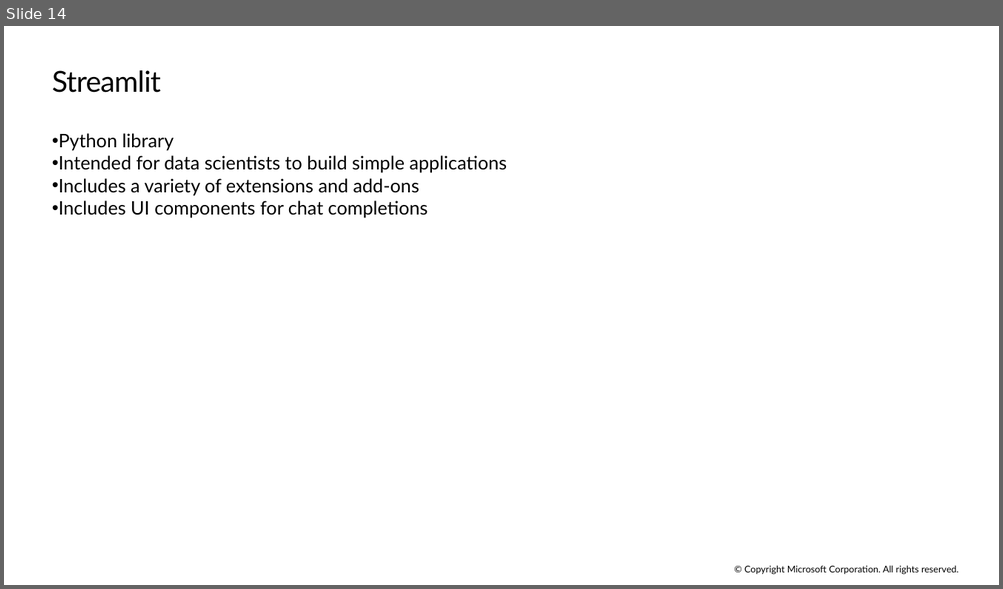
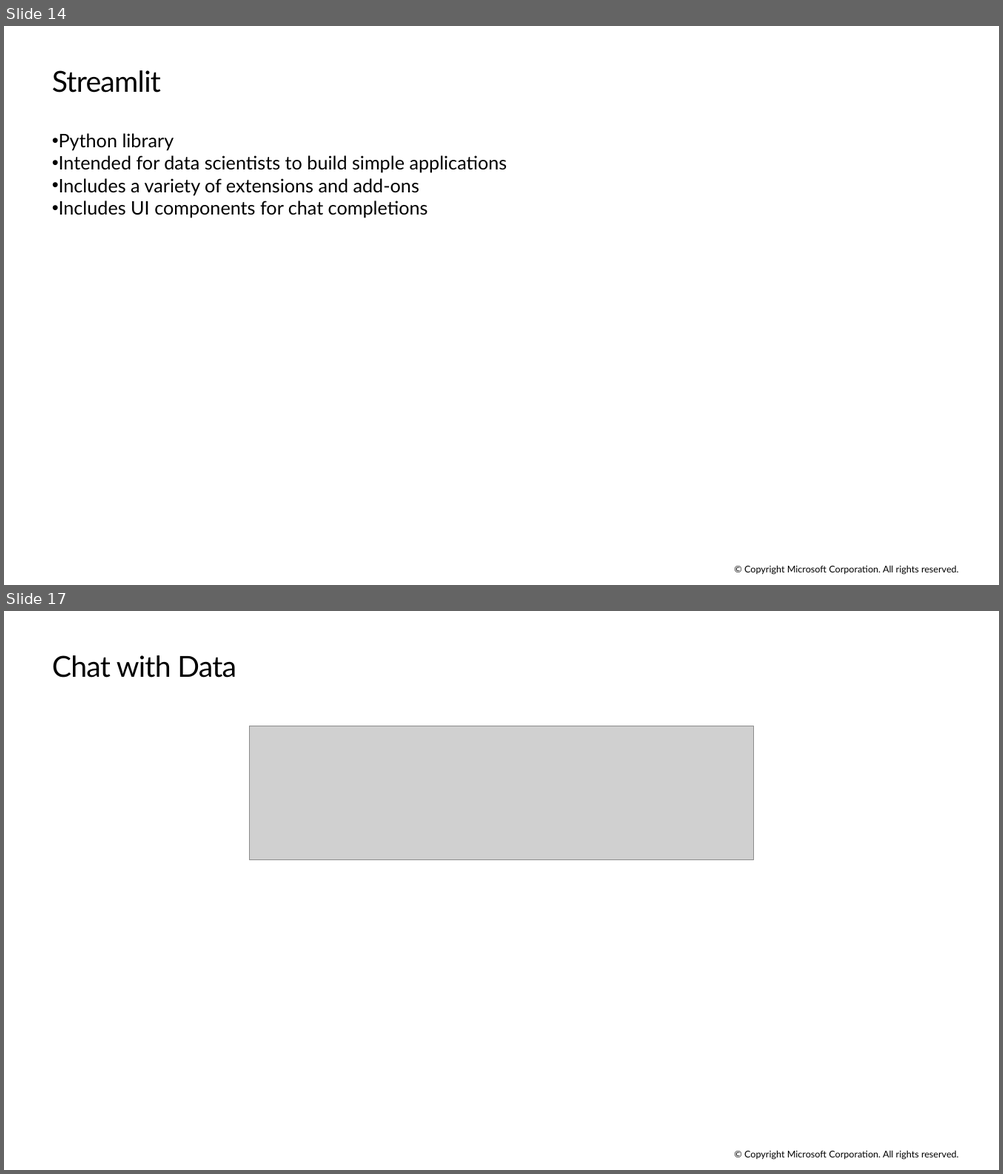
Before and after one commit to microsoft/TechExcel-Implementing-automation-practices-using-Azure-OpenAI, a slide deck: slides/Lab Slides.pptx. Shown one above the other, each under a label of ours: slide 14 before the commit, slides 14 and 17 after it; the slides between them are not shown. The pictures are 1003x589 and 1003x1174 pixels, drawn with LibreOffice and Linux fonts; fonts in the diff are those of the drawing; grey boxes stand for pictures. Boxes give left, top, right and bottom in pixels: in the first picture for what was removed or moved away, otherwise in the second. Text is boxed around its words. In the diff, an @@ line names an element or a change of style, - is before the commit and + after.

```diff
--- a/slides/Lab Slides.pptx
+++ b/slides/Lab Slides.pptx
@@ slide 17 added at box(4, 611, 999, 1170), background #FFFFFF; not listed: 1 template element that a slide beside it also shows @@
@@ title added at box(52, 655, 236, 678), 28 pt, text #000000 @@
+Chat with Data
@@ picture added at box(250, 726, 753, 860) @@
```
Also in this commit, not shown: 2 slides changed, 1 other slide added.
